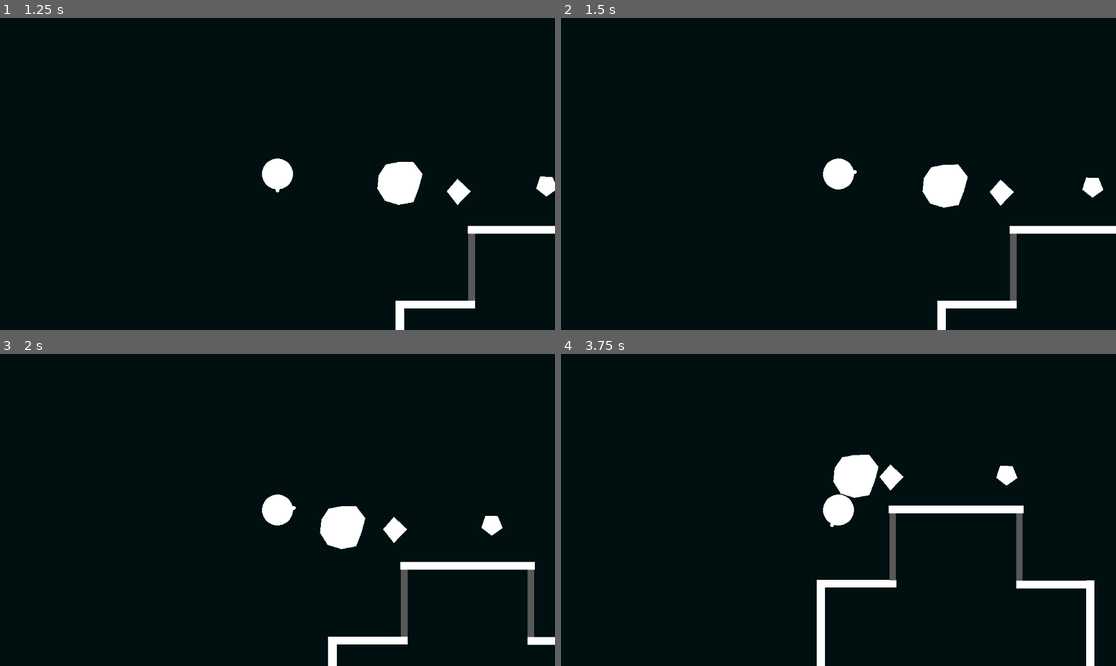
Above: before the commit, frames 1-4 (two rows, left to right).
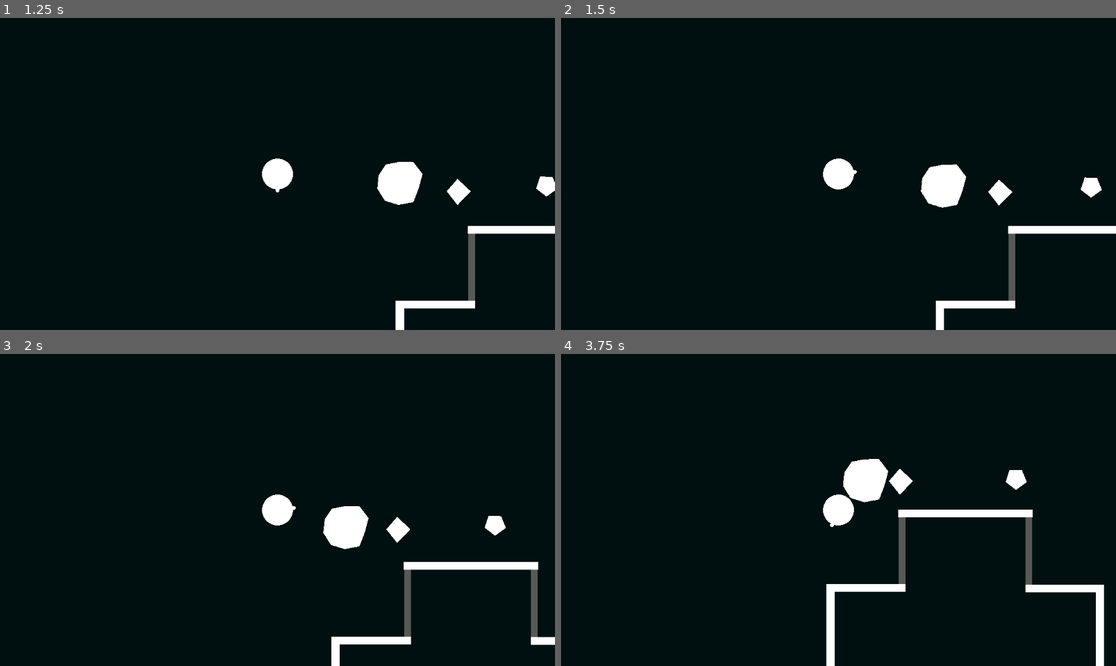
Above: after the commit, the same moments.

Repository: Burger-Bois/ld58
Game: Godot game, scene res://src/main.tscn
Same seed, same stepped clock (60 frames per second), same inputs: the game is played once before the commit and once after it.
Inputs (mouse positions are in pixels of both pictures, inside the frame that each line leads up to):
- Up to frame 1 (1.25 s): click "Start" at 0.5 s
- Up to frame 2 (1.5 s): move the mouse to (960, 158) at 1.27 s; hold D (player_move_right) from 1.28 s (still down); tap Shift (player_sprint, bound only after the commit) at 1.35 s
- Up to frame 3 (2 s): keep holding D (player_move_right)
- Up to frame 4 (3.75 s): move the mouse to (727, 525) at 2.02 s; release D (player_move_right) at 2.03 s; hold S (player_move_down) 2.03-2.78 s; click (727, 525) at 2.1 s; tap Shift (player_sprint, bound only after the commit) at 2.3, 2.85, 3.6 s; move the mouse to (894, 441) at 2.77 s; hold D (player_move_right) 2.78-3.53 s; move the mouse to (810, 572) at 3.52 s; hold W (player_move_up) from 3.53 s (still down)

Frame 1 is identical in both runs. In frame 2, 0.4% of the frame differs, in the area x 64-98%, y 46-100%; in frame 3, 1.1%; in frame 4, 5.0%, in the area x 46-98%, y 32-100%.

Commit message:
added player sprint

Diff:
--- a/project.godot
+++ b/project.godot
@@ -37,6 +37,11 @@
 "events": [Object(InputEventKey,"resource_local_to_scene":false,"resource_name":"","device":-1,"window_id":0,"alt_press …(192 unchanged characters)…
 ]
 }
+player_sprint={
+"deadzone": 0.2,
+"events": [Object(InputEventKey,"resource_local_to_scene":false,"resource_name":"","device":0,"window_id":0,"alt_pressed":false,"shift_pressed":false,"ctrl_pressed":false,"meta_pressed":false,"pressed":false,"keycode":0,"physical_keycode":4194325,"key_label":0,"unicode":0,"location":0,"echo":false,"script":null)
+]
+}
 player_grab={
 "deadzone": 0.2,
 "events": [Object(InputEventMouseButton,"resource_local_to_scene":false,"resource_name":"","device":-1,"window_id":0,"a …(253 unchanged characters)…
--- a/src/player/player.gd
+++ b/src/player/player.gd
@@ -1,14 +1,21 @@
 class_name Player
 extends CharacterBody2D
 
+
 @export
-var speed := 200.0
+var default_speed = 180
+@export
+var sprint_multiplier = 1.6
 
+
+@onready
+var sprint_speed = default_speed * sprint_multiplier
 @onready
 var arms: Node2D = %Arms
 @onready
 var grab_area: Area2D = %GrabArea
 
+var _speed: float = default_speed
 var _grabbed_object: Object
 var _object_collision_shapes: Array[CollisionPolygon2D] = []
 
@@ -21,7 +28,7 @@
 		'player_move_up',
 		'player_move_down',
 	).normalized()
-	velocity = direction * speed
+	velocity = direction * _speed
 	move_and_slide()
 
 	# Look at mouse
@@ -37,6 +44,12 @@
 
 
 func _input(event: InputEvent) -> void:
+	if event.is_action('player_sprint'):
+		if event.is_action_released('player_sprint'):
+			_speed = default_speed
+		else:
+			_speed = sprint_speed
+
 	if event.is_action('player_grab'):
 		if event.is_pressed():
 			arms.show()
